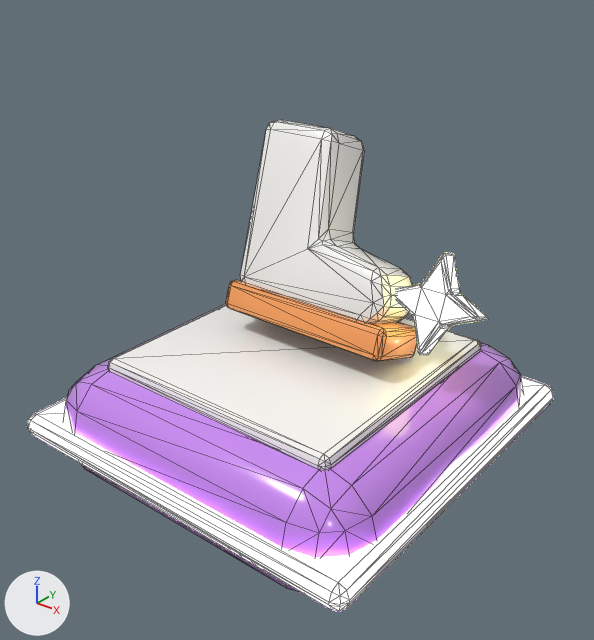
A saved change to the glTF model godot/games/blastyard/art/models/pu_kick.glb.
Camera for both pictures: a 50 mm lens placed at (0.738, -0.927, 0.961), pointed at (0.025, -0.035, 0.408). The lights are fixed; the arrows at lower left show +X, +Y and +Z. The picture after the commit comes second. Mesh edges are drawn as thin lines. Vertices at exactly the same position are counted once.

Names of what the first picture shows: 'pu_kick'.
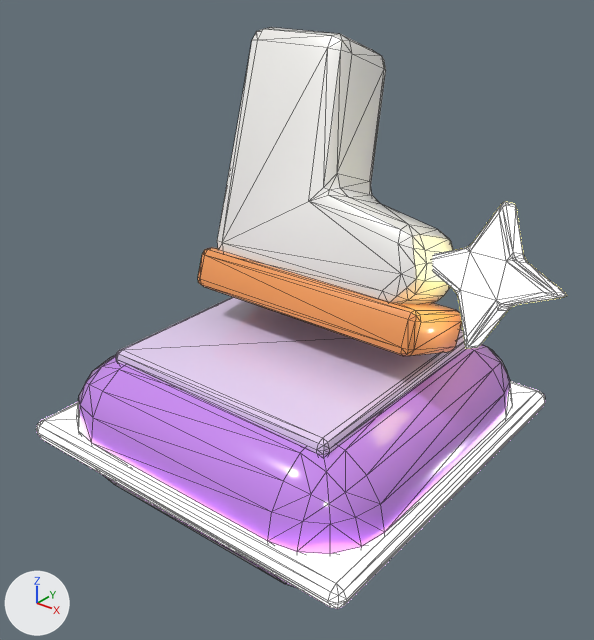
The edits, one by one:
Material 'pu_face_kick' (mat_pu_face_kick) is new.
Its base color is (0.82, 0.662, 0.955) (pale blue #ead5fa).
Its roughness is 0.3.
Its coat weight is 0.8.
Its coat roughness is 0.08.
me_pu_kick is used by ob_pu_kick; location (0.0, 0.0, 0.0).
me_pu_kick had 474 vertices, 924 faces and spanned x -0.32..0.32, y -0.32..0.32, z 0.12..0.671.
me_pu_kick now has 530 vertices, 1036 faces and spans x -0.31..0.388, y -0.31..0.31, z 0.1..0.807.
me_pu_kick part 1: the loose piece of 56 vertices spanning x -0.32..0.32, y -0.32..0.32, z 0.2..0.24 is scaled about its middle by (0.971, 0.971, 0.87), then moved by (0.0, 0.0, -0.01).
me_pu_kick part 2: the loose piece of 56 vertices spanning x -0.22..0.22, y -0.22..0.22, z 0.305..0.335 is scaled about its middle by (0.953, 0.953, 1), then moved by (0.0, 0.0, 0.015), in mat_pu_face_kick (pale blue #ead5fa).
me_pu_kick part 3: the loose piece of 98 vertices spanning x -0.139..0.155, y -0.004..0.181, z 0.384..0.671 is scaled about its middle by 1.35, then moved by (0.003, 0.024, 0.086).
me_pu_kick part 4: the loose piece of 56 vertices spanning x -0.14..0.17, y -0.026..0.097, z 0.342..0.423 is scaled about its middle by 1.35, then moved by (0.005, 0.005, 0.035).
me_pu_kick part 5: the loose piece of 112 vertices spanning x 0.132..0.288, y 0.019..0.103, z 0.375..0.53 is scaled about its middle by 1.35, then moved by (0.073, 0.014, 0.059).
me_pu_kick part 6: the loose piece of 96 vertices spanning x -0.3..0.3, y -0.3..0.3, z 0.12..0.32 is rebuilt with 152 vertices and now spans x -0.29..0.29, y -0.29..0.29, z 0.1..0.34.
me_pu_kick no longer uses material mat_pu_face (white #faf9f6).
me_pu_kick gains material mat_pu_face_kick (pale blue #ead5fa).

Where the change shows, as pixel boxes [x1, y1, x2, y2] in the pictures (594 x 640 px; the box of a moved part takes in the faces that stretch with it):
'pu_kick', reshaped (18% taller)
    before: [27, 120, 553, 611]
    after: [36, 27, 567, 609]
part 1 of me_pu_kick, moved or reshaped
    before: [27, 376, 553, 611]
    after: [36, 381, 545, 609]
part 2 of me_pu_kick, moved or reshaped
    before: [108, 304, 481, 471]
    after: [116, 297, 466, 456]
part 3 of me_pu_kick, moved or reshaped
    before: [240, 120, 413, 324]
    after: [217, 27, 453, 304]
part 4 of me_pu_kick, moved or reshaped
    before: [226, 280, 417, 361]
    after: [198, 248, 462, 356]
part 5 of me_pu_kick, moved or reshaped
    before: [396, 253, 488, 355]
    after: [433, 201, 567, 348]
part 6 of me_pu_kick, rebuilt
    before: [64, 303, 524, 592]
    after: [77, 344, 513, 588]
